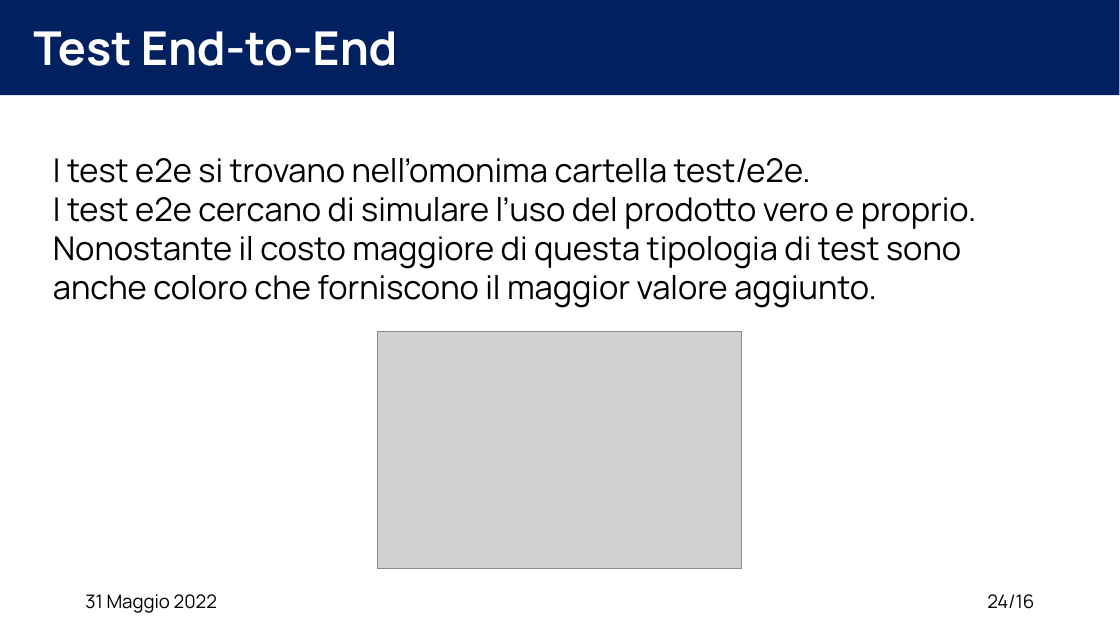
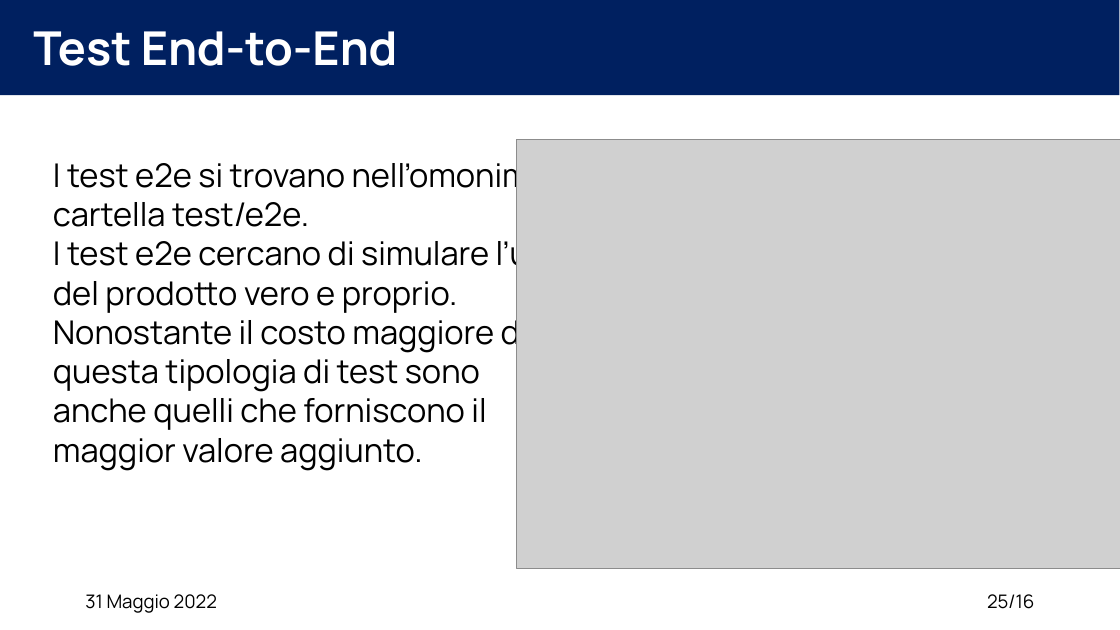
Before and after one commit to XidaZ3/MTSSAssignment3, a slide deck: slide 25 of MTSSAssignment3.pptx (slide 24 before the commit). Drawn at 1120x630 pixels with LibreOffice and Linux fonts; fonts in the diff are those of the drawing; grey boxes stand for pictures. Boxes give left, top, right and bottom in pixels: in the first picture for what was removed or moved away, otherwise in the second. Text is boxed around its words. In the diff, an @@ line names an element or a change of style, - is before the commit and + after.

```diff
--- a/MTSSAssignment3.pptx
+++ b/MTSSAssignment3.pptx
@@ picture added at <box>517,139,1120,569</box> @@
@@ picture removed at <box>378,332,742,569</box> @@
@@ text at <box>53,398,486,471</box>: text changed @@
-anche coloro che forniscono il maggior valore aggiunto.
+anche quelli che forniscono il maggior valore aggiunto.
@@ page number at <box>987,594,1034,609</box>: text changed @@
-24/16
+25/16
```
Also in this commit, not shown: 12 other slides changed, 1 slide added, 4 other files.
